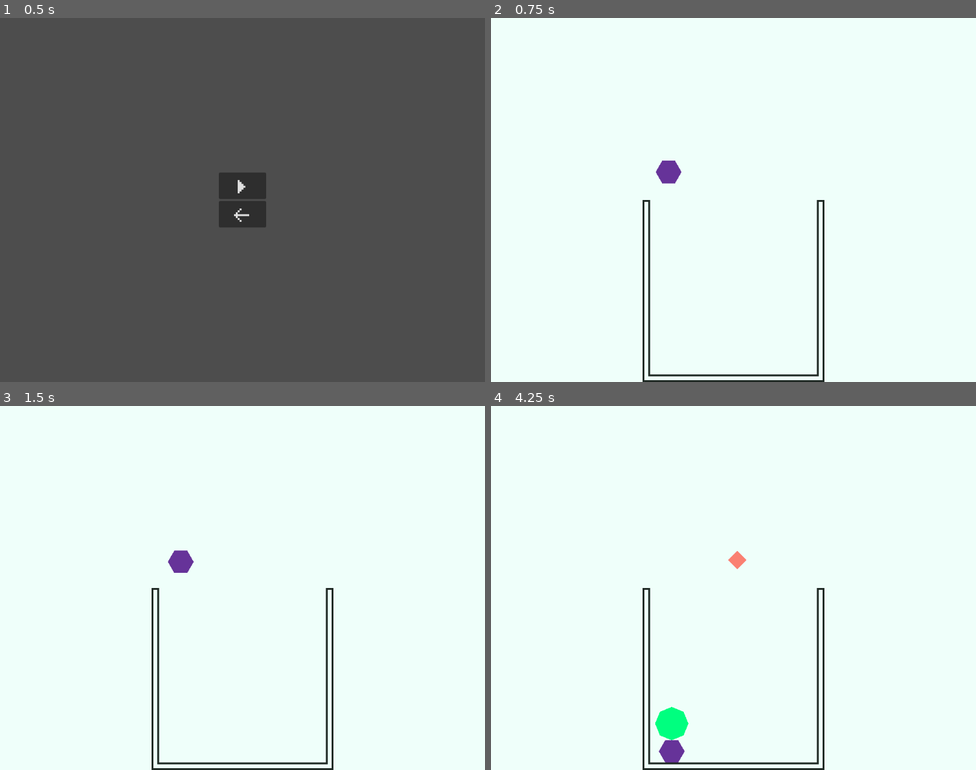
Above: before the commit, frames 1-4 (two rows, left to right).
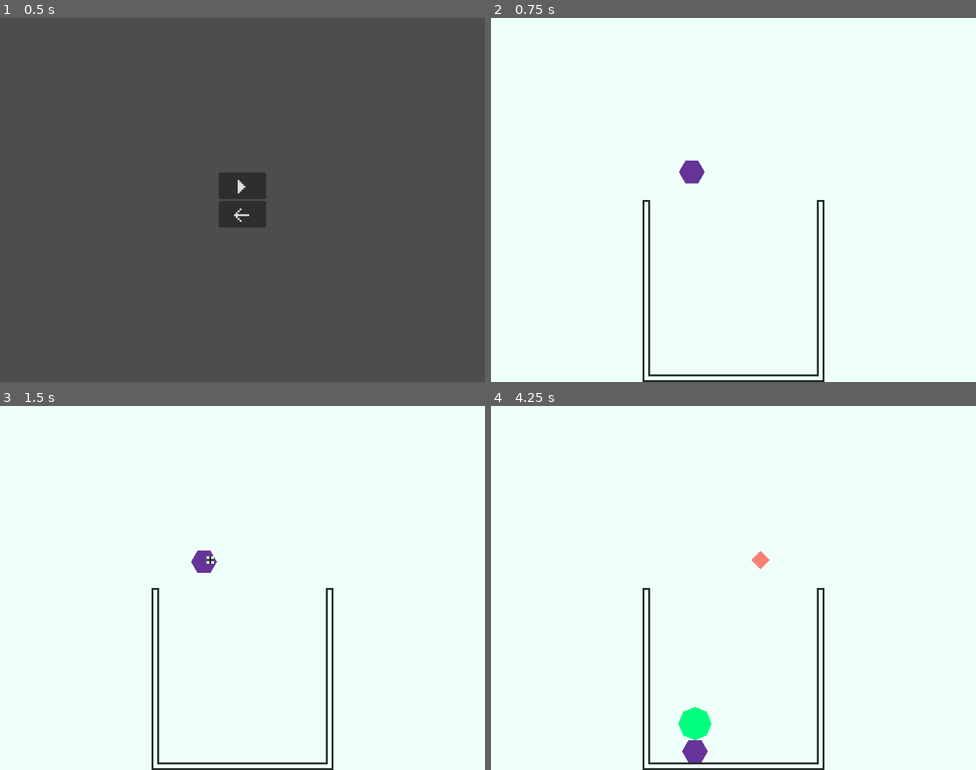
Above: after the commit, the same moments.

Repository: Silvester56/suikagon
Game: Godot game, scene res://scenes/main_menu.tscn
The game is run twice, just before and just after one commit, with the same random seed, the same clock (stepped at 60 frames per second) and the same inputs.
Inputs:
- Up to frame 1 (0.5 s): no input
- Up to frame 2 (0.75 s): click "M" at 0.5 s
- Up to frame 3 (1.5 s): tap Enter at 1.25 s; hold D (right) from 1.28 s (still down); tap Space (drop) at 1.35 s
- Up to frame 4 (4.25 s): release D (right) at 2.03 s; hold A (left) 2.03-2.78 s; tap Space (drop) at 2.1, 2.85, 3.6 s; hold D (right) from 2.78 s (still down)

Frame 1 is identical in both runs. In frame 2, 0.5% of the frame differs, in the area x 34-45%, y 39-46%; in frame 3, 0.5%; in frame 4, 1.5%, in the area x 33-58%, y 39-98%.

Commit message:
Add limits to player movement

Diff:
--- a/scenes/game.tscn
+++ b/scenes/game.tscn
@@ -54,6 +54,9 @@
 width = 350
 height = 3
 
+[sub_resource type="RectangleShape2D" id="RectangleShape2D_5mgps"]
+size = Vector2(16, 16)
+
 [node name="Game" type="Node2D"]
 script = ExtResource("1_jlesc")
 
@@ -62,7 +65,8 @@
 tile_set = SubResource("TileSet_saojy")
 
 [node name="Player" type="CharacterBody2D" parent="."]
-position = Vector2(375, 325)
+z_index = 1
+position = Vector2(424, 325)
 collision_layer = 2
 collision_mask = 2
 script = ExtResource("2_37wt5")
@@ -127,6 +131,22 @@
 theme = ExtResource("6_rwg43")
 text = "D"
 
+[node name="PlayerLimitLeft" type="StaticBody2D" parent="."]
+position = Vector2(360, 326)
+collision_layer = 2
+collision_mask = 2
+
+[node name="CollisionShape2D" type="CollisionShape2D" parent="PlayerLimitLeft"]
+shape = SubResource("RectangleShape2D_5mgps")
+
+[node name="PlayerLimitRight" type="StaticBody2D" parent="."]
+position = Vector2(664, 326)
+collision_layer = 2
+collision_mask = 2
+
+[node name="CollisionShape2D" type="CollisionShape2D" parent="PlayerLimitRight"]
+shape = SubResource("RectangleShape2D_5mgps")
+
 [connection signal="body_entered" from="Area2D" to="." method="_on_area_2d_body_entered"]
 [connection signal="body_exited" from="Area2D" to="." method="_on_area_2d_body_exited"]
 [connection signal="timeout" from="GameOverTimer" to="." method="_on_game_over_timer_timeout"]
Not shown: 1 places in scenes/game.tscn that only renumber resources
